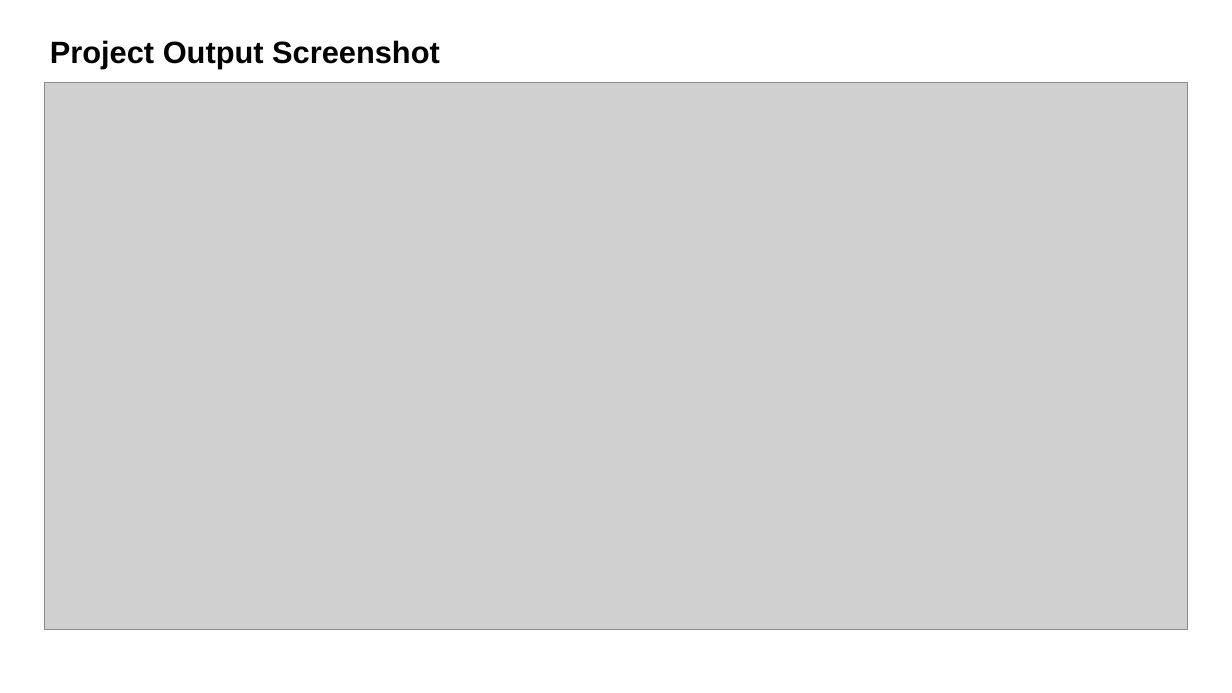
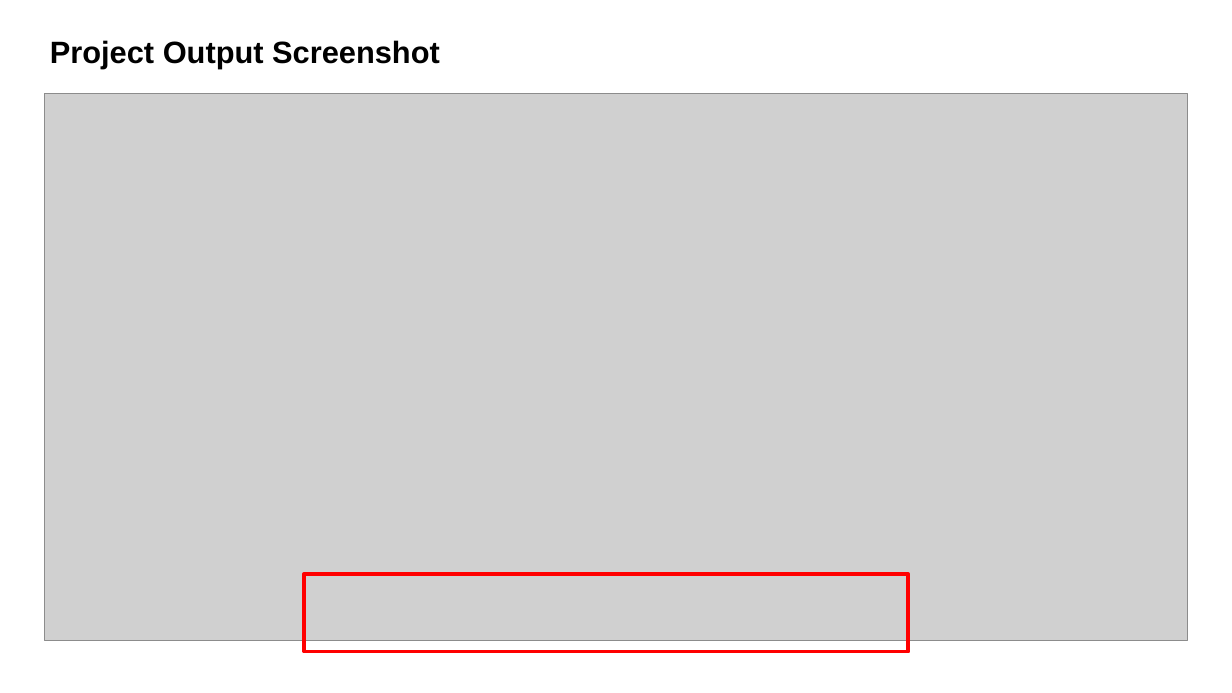
Before and after one commit to LakshyaJain779/IBM_SkillBuild_AICTE_Edunet_Foundation, a slide deck: slide 14 of AICTE_IBM_BOB_Project_TravelPlannerAgent_PS-5_Edunet_Foundation.pptx. Drawn at 1232x693 pixels with LibreOffice and Linux fonts; fonts in the diff are those of the drawing; grey boxes stand for pictures. Boxes give left, top, right and bottom in pixels: in the first picture for what was removed or moved away, otherwise in the second. Text is boxed around its words. In the diff, an @@ line names an element or a change of style, - is before the commit and + after.

```diff
--- a/AICTE_IBM_BOB_Project_TravelPlannerAgent_PS-5_Edunet_Foundation.pptx
+++ b/AICTE_IBM_BOB_Project_TravelPlannerAgent_PS-5_Edunet_Foundation.pptx
@@ picture: place and size @@
-picture at <box>44,82,1188,628</box>
+picture at <box>44,93,1188,640</box>
@@ rectangle added at <box>304,574,909,652</box>, outline #FF0000 3 pt @@
```
Also in this commit, not shown: 3 other slides changed.
